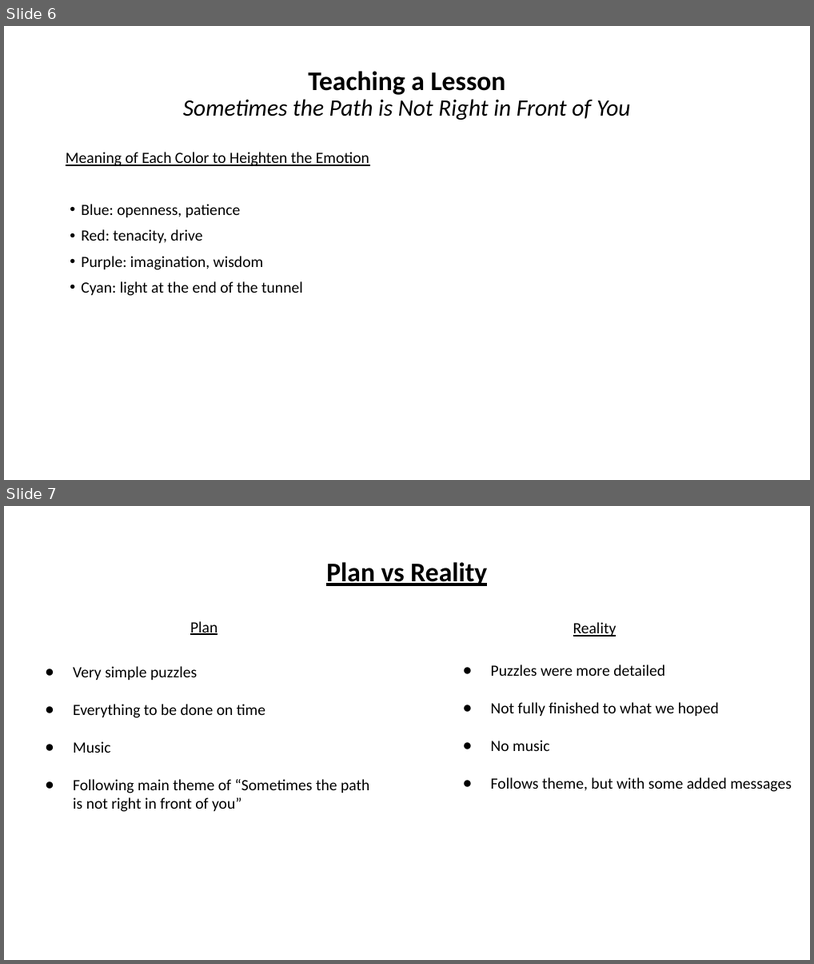
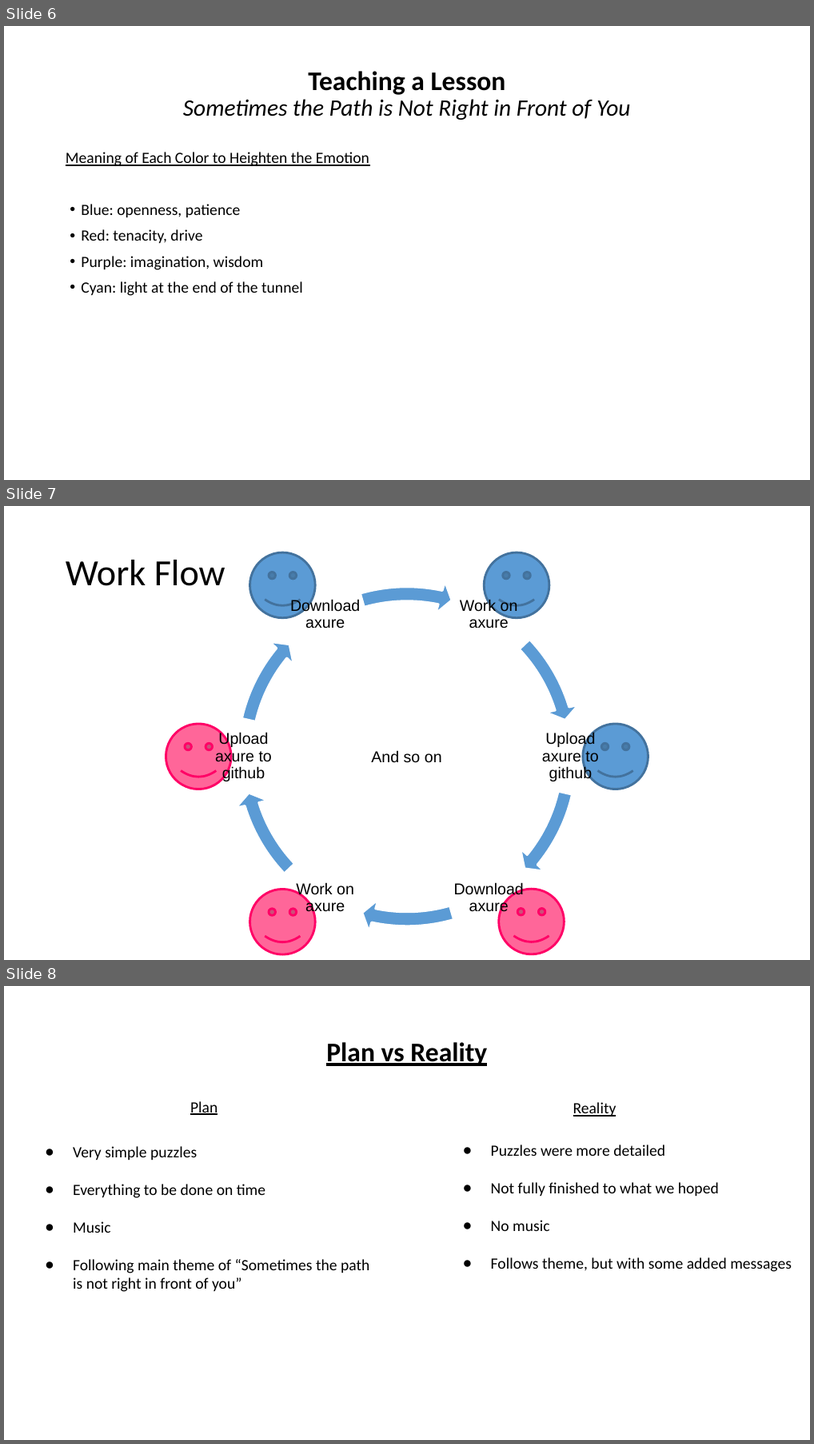
Before and after one commit to axchristie/IASC1P04-TeamH, a slide deck: Axure Presentation.pptx. Shown one above the other, each under a label of ours: slides 6 and 7 before the commit, slides 6, 7 and 8 after it. The pictures are 814x964 and 814x1444 pixels, drawn with LibreOffice and Linux fonts; fonts in the diff are those of the drawing. Boxes give left, top, right and bottom in pixels: in the first picture for what was removed or moved away, otherwise in the second. Text is boxed around its words. In the diff, an @@ line names an element or a change of style, - is before the commit and + after.

Commit message:
Nic added workflow

```diff
--- a/Axure Presentation.pptx
+++ b/Axure Presentation.pptx
@@ slide 7 added at [4,506,810,960], background #FFFFFF @@
@@ smiley face added at [250,552,315,618], fill #5B9BD5, outline #43739E 2 pt @@
@@ smiley face added at [484,552,549,618], fill #5B9BD5, outline #43739E 2 pt @@
@@ title added at [66,560,226,586], 33 pt, text #000000 @@
+Work Flow
@@ group added at [215,577,598,935]: 6 texts, 6 circular arrows @@
+Work on axure
+Upload axure to github
+Download axure
+Work on axure
+Upload axure to github
+Download axure
@@ smiley face added at [166,724,231,789], fill #FF6699, outline #FF0066 2 pt @@
@@ smiley face added at [583,724,648,789], fill #5B9BD5, outline #43739E 2 pt @@
@@ text added at [371,750,442,763], 14 pt, text #000000 @@
+And so on
@@ smiley face added at [250,889,315,954], fill #FF6699, outline #FF0066 2 pt @@
@@ smiley face added at [499,888,565,953], fill #FF6699, outline #FF0066 2 pt @@
@@ what was slide 7 is now slide 8 @@
```
